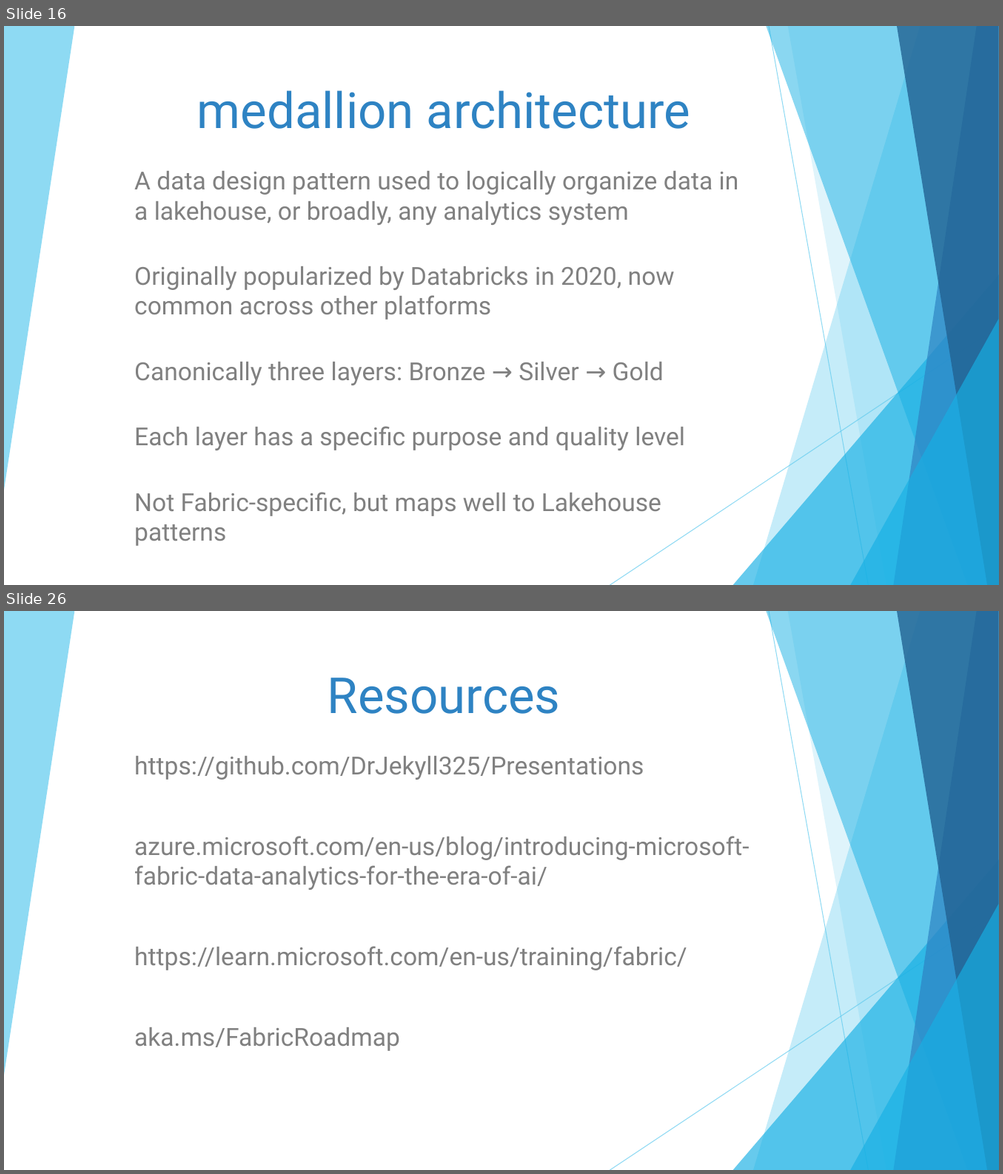
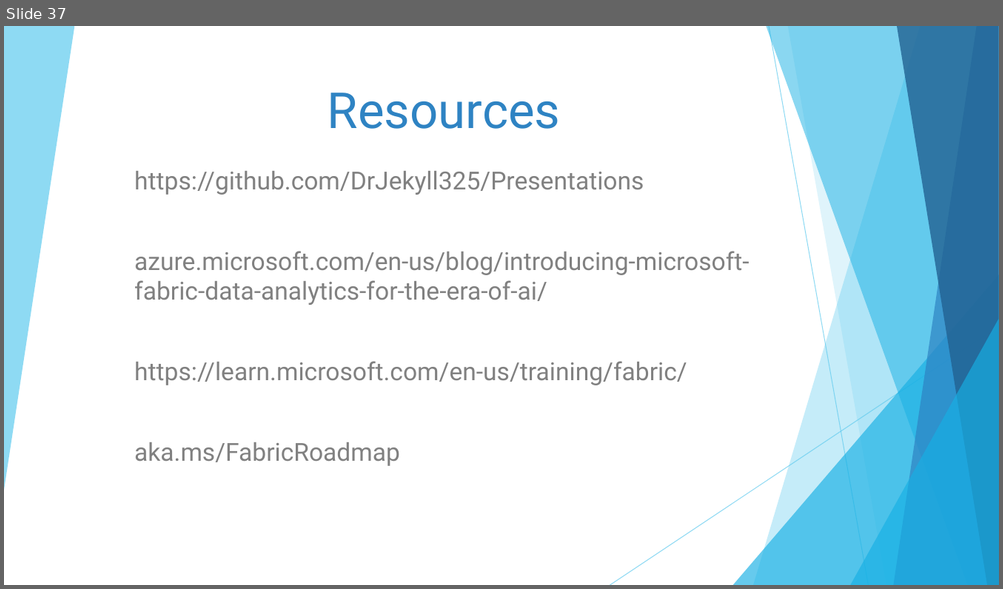
Before and after one commit to DrJekyll325/Presentations, a slide deck: General Data Warehousing/20260627 - SQL Saturday Austin - A Gentle (Re-) Introduction to Dimensional Modeling.pptx. Shown one above the other, each under a label of ours: slides 16 and 26 before the commit, slide 37 after it; the slides between them are not shown. The pictures are 1003x1174 and 1003x589 pixels, drawn with LibreOffice and Linux fonts; fonts in the diff are those of the drawing. Boxes give left, top, right and bottom in pixels: in the first picture for what was removed or moved away, otherwise in the second. Text is boxed around its words. In the diff, an @@ line names an element or a change of style, - is before the commit and + after.

```diff
--- a/General Data Warehousing/20260627 - SQL Saturday Austin - A Gentle (Re-) Introduction to Dimensional Modeling.pptx
+++ b/General Data Warehousing/20260627 - SQL Saturday Austin - A Gentle (Re-) Introduction to Dimensional Modeling.pptx
@@ slide 16 removed at [4, 26, 999, 585], background #FFFFFF; not listed: 10 template elements that a slide beside it also shows @@
@@ title removed at [197, 90, 691, 129] @@
-medallion architecture
@@ subtitle removed at [134, 171, 739, 546] @@
-A data design pattern used to logically organize data in a lakehouse, or broadly, any analytics system
-Originally popularized by Databricks in 2020, now common across other platforms
-Canonically three layers: Bronze → Silver → Gold
-Each layer has a specific purpose and quality level
-Not Fabric-specific, but maps well to Lakehouse patterns
@@ what was slide 26 is now slide 37 @@
```
Also in this commit, not shown: 1 slide changed, 34 slides added, 22 other slides removed, 1 other file.
